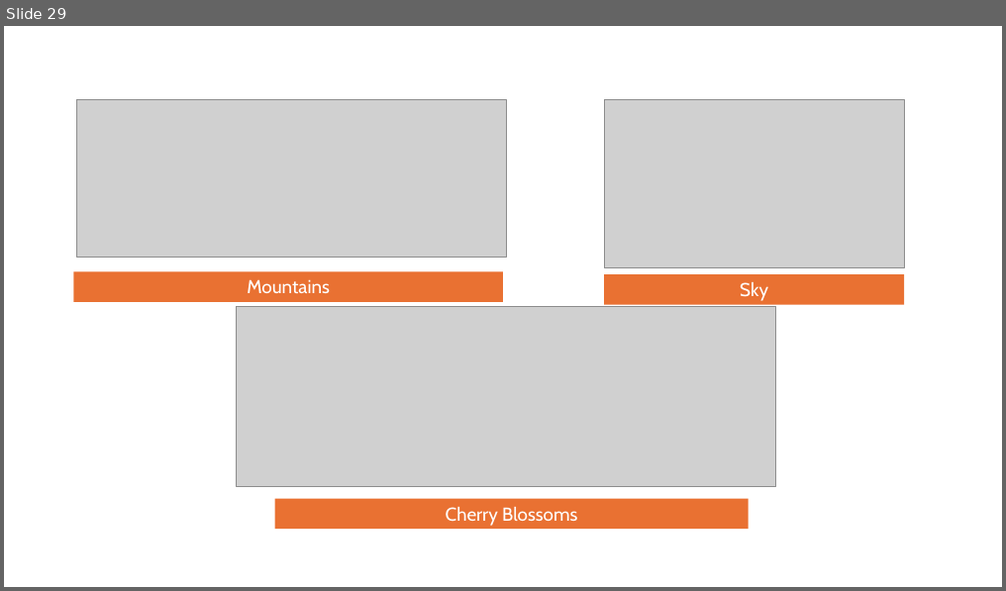
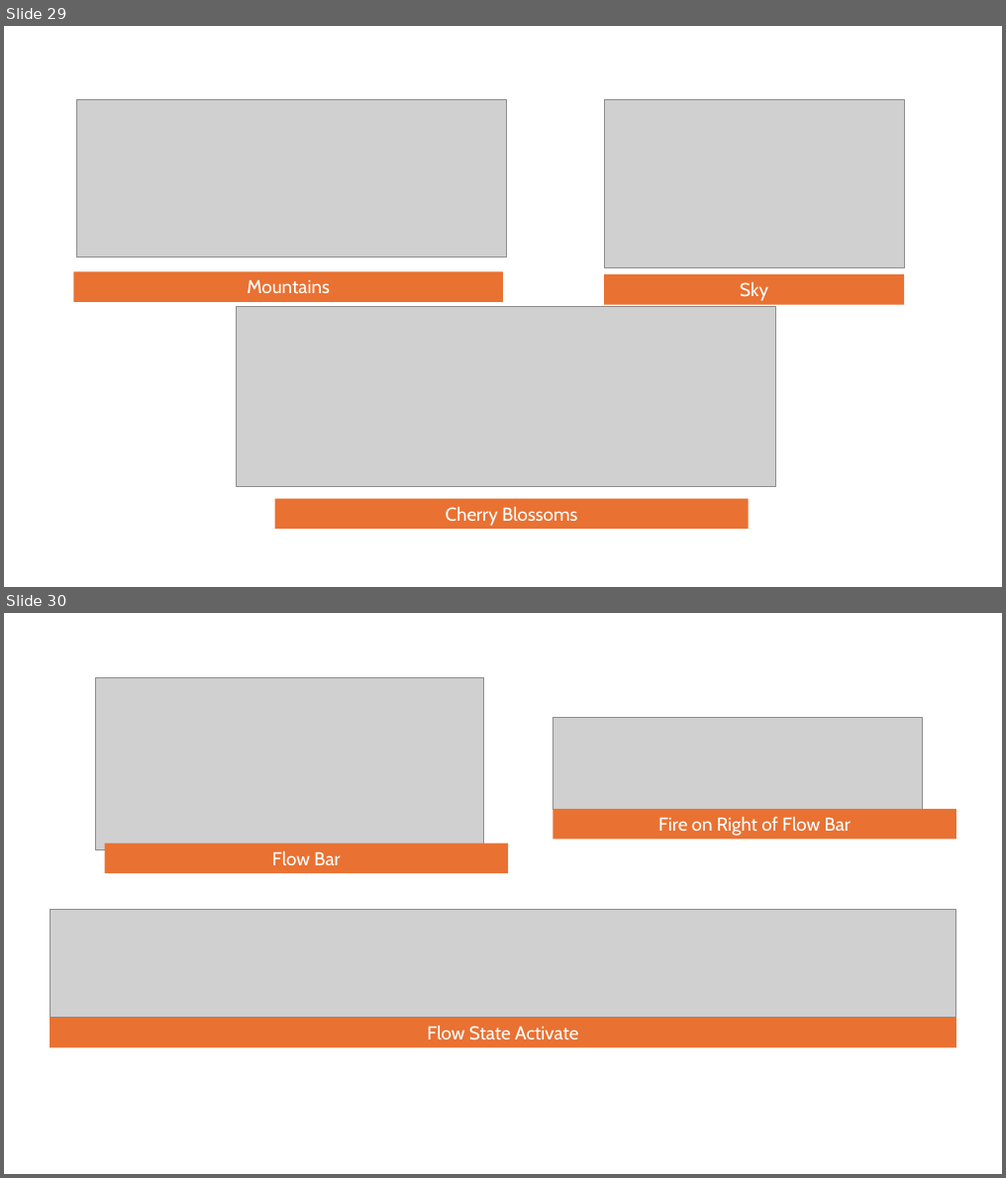
Before and after one commit to ICS485-Project-Reap/ics485-project-reap.github.io, a slide deck: Scenery Layout.pptx. Shown one above the other, each under a label of ours: slide 29 before the commit, slides 29 and 30 after it. The pictures are 1006x591 and 1006x1178 pixels, drawn with LibreOffice and Linux fonts; fonts in the diff are those of the drawing; grey boxes stand for pictures. Boxes give left, top, right and bottom in pixels: in the first picture for what was removed or moved away, otherwise in the second. Text is boxed around its words. In the diff, an @@ line names an element or a change of style, - is before the commit and + after.

Commit message:
added flow state bar

```diff
--- a/Scenery Layout.pptx
+++ b/Scenery Layout.pptx
@@ slide 30 added at (x1=4, y1=613, x2=1002, y2=1174), background #FFFFFF @@
@@ picture added at (x1=95, y1=677, x2=483, y2=851) @@
@@ picture added at (x1=552, y1=717, x2=922, y2=809) @@
@@ rectangle added at (x1=552, y1=809, x2=956, y2=839), fill #E97132, 18 pt, text #FFFFFF @@
+Fire on Right of Flow Bar
@@ rectangle added at (x1=105, y1=844, x2=509, y2=873), fill #E97132, 18 pt, text #FFFFFF @@
+Flow Bar
@@ picture added at (x1=50, y1=909, x2=956, y2=1017) @@
@@ rectangle added at (x1=50, y1=1018, x2=956, y2=1048), fill #E97132, 18 pt, text #FFFFFF @@
+Flow State Activate
```
Also in this commit, not shown: 1 slide removed, 2 other files.
